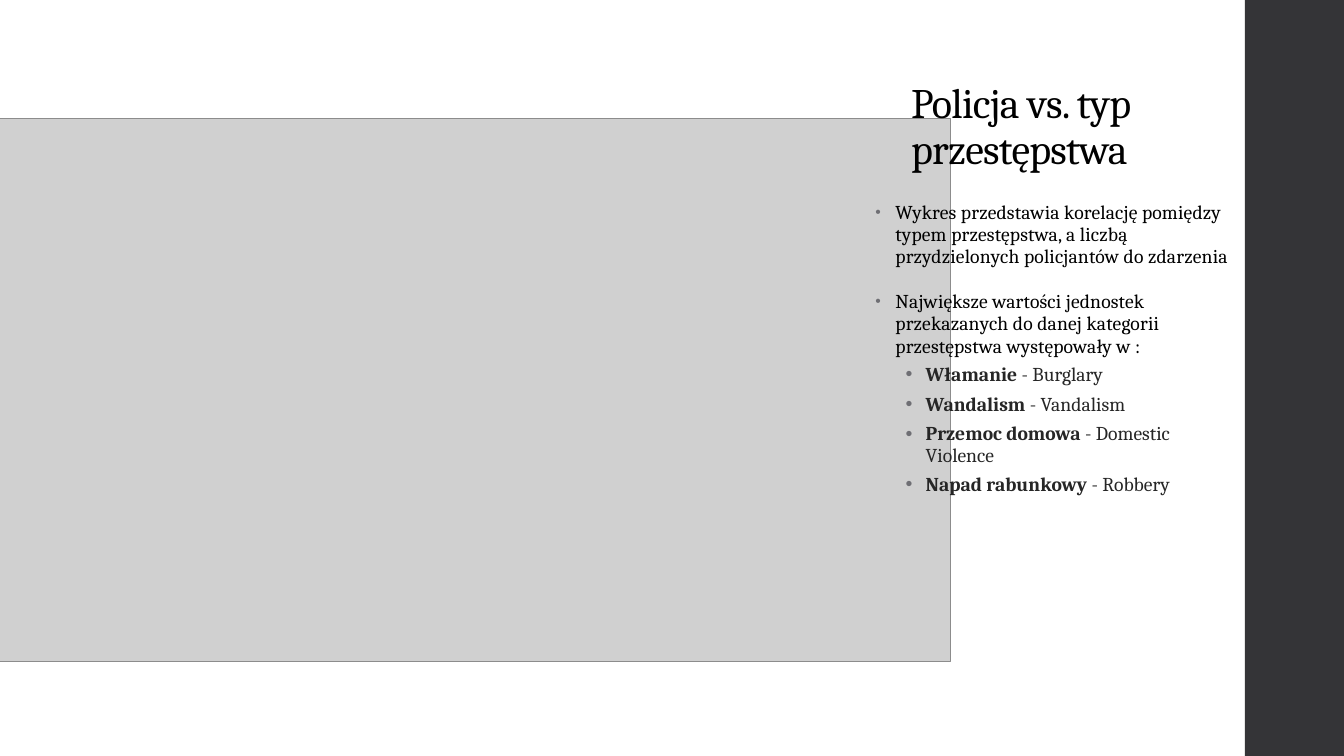
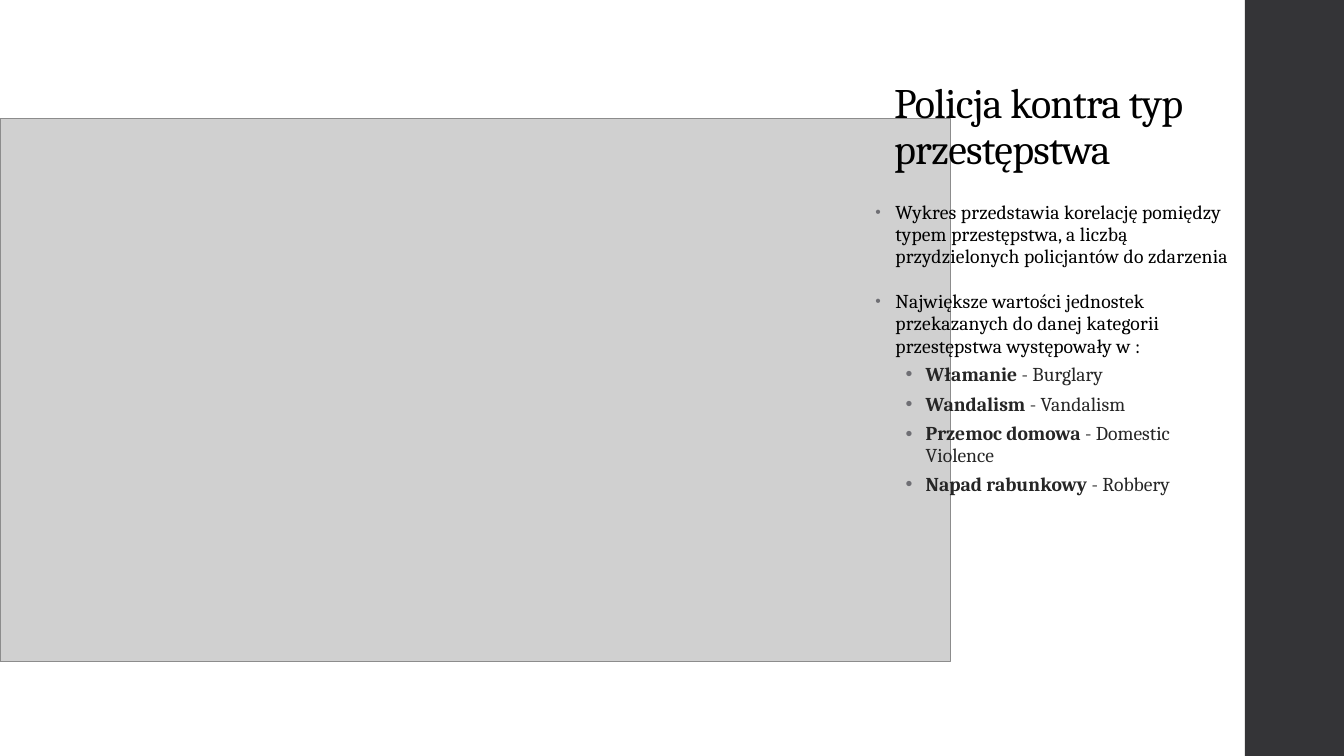
Before and after one commit to Mateusz-Marciniuk/crime_analiza_WSB, a slide deck: slide 6 of Analiza przestępczości w indiach.pptx. Drawn at 1344x756 pixels with LibreOffice and Linux fonts; fonts in the diff are those of the drawing; grey boxes stand for pictures. Boxes give left, top, right and bottom in pixels: in the first picture for what was removed or moved away, otherwise in the second. Text is boxed around its words. In the diff, an @@ line names an element or a change of style, - is before the commit and + after.

```diff
--- a/Analiza przestępczości w indiach.pptx
+++ b/Analiza przestępczości w indiach.pptx
@@ title at bbox=[894, 89, 1183, 174]: text changed @@
-Policja vs. typ przestępstwa
+Policja kontra typ przestępstwa
```
Also in this commit, not shown: 5 other slides changed, 1 slide added, 2 other files.
